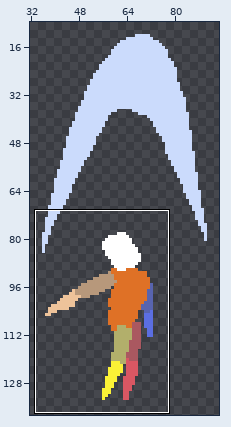
One commit to this pixel-art file: Assets/Art/Player/player_test_up_down_attack.aseprite. The first picture is a wide view before the edit; the outline marks the close-up.
Close-up. Old version:
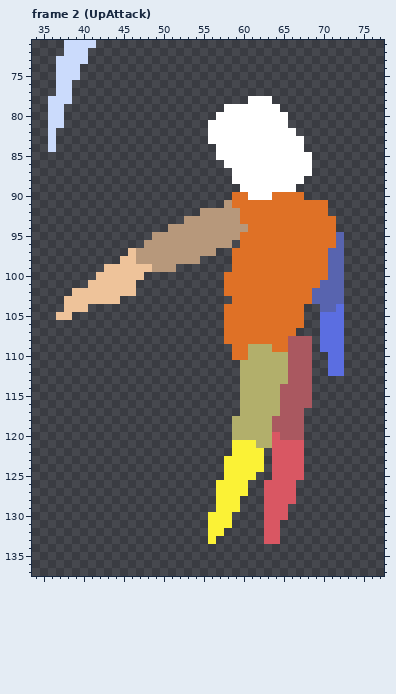
128x144 pixels, 4 frames. Shown: frame 2 (UpAttack): x 34..77, y 71..137. The wide view leaves out empty margins. The commit also changed other frames or places, which this record leaves out.
Once edited:
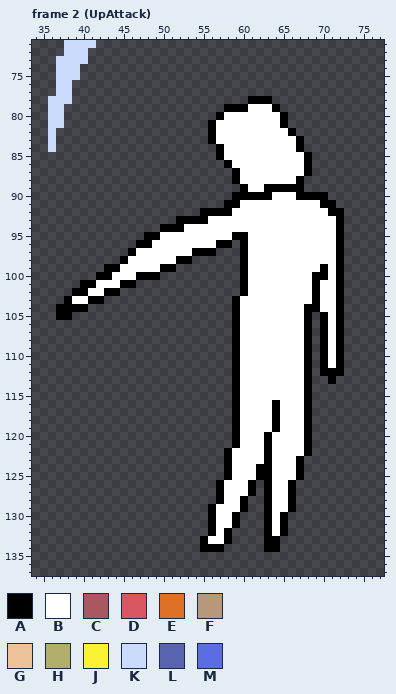
Palette (. is transparent): A #000000  B #ffffff  C #aa5860  D #d95763  E #df7126  F #b7987b  G #eec39a  H #b2af6b  J #fbf236  K #cbdbfc  L #5864af  M #5b6ee1
Edits made:
layer "outline" added
Frame 2 (UpAttack), layers "outline", "front-arm", "torso":
y 78: x 61..63 BBB -> AAA
y 79: x 58..60 BBB -> AAA; x 64 B -> A
y 80: x 57 B -> A; x 65 B -> A
y 81: x 56 B -> A; x 65 B -> A
y 82: x 56 B -> A; x 66 B -> A
y 83: x 56 B -> A; x 67 B -> A
y 84: x 57 B -> A; x 67 B -> A
y 85: x 57 B -> A; x 68 B -> A
y 86: x 58 B -> A; x 68 B -> A
y 87: x 59 B -> A; x 68 B -> A
y 88: x 59 B -> A; x 67 B -> A
y 89: x 60 B -> A; x 63..67 BBBB. -> AAAAA
y 90: x 59..70 EEBBBEEEE... -> AAAAABBBAAAA
y 91: x 58..71 FEEEEEEEEEEEE. -> AABBBBBBBBBBAA
y 92: x 55..72 FFFFFEEEEEEEEEEE.. -> AAAABBBBBBBBBBBBAA
y 93: x 52..72 .FFFFFFFEEEEEEEEEEEE. -> AAAABBBBBBBBBBBBBBBBA
y 94: x 50..72 .FFFFFFFFFFEEEEEEEEEEE. -> AAABBBBBBBBBBBBBBBBBBBA
y 95: x 48..72 .FFFFFFFFFFFEEEEEEEEEEEEL -> AABBBBBBBBBAABBBBBBBBBBBA
y 96: x 47..58 .FFFFFFFFFFF -> AABBBBBBBBAA; x 60..72 EEEEEEEEEEEEL -> ABBBBBBBBBBBA
y 97: x 46..56 GFFFFFFFFFF -> ABBBBBBBAAA; x 59..72 EEEEEEEEEEEELL -> .ABBBBBBBBBBBA
y 98: x 45..54 GGFFFFFFFF -> ABBBBBBAA.; x 59..72 EEEEEEEEEEEELL -> .ABBBBBBBBBBBA
y 99: x 43..51 GGGGGGFFF -> AABBBBBAA; x 59..72 EEEEEEEEEEEELL -> .ABBBBBBBBBABA
y 100: x 42..49 GGGGGG.. -> AABBBAAA; x 58..72 EEEEEEEEEEEEELL -> ..ABBBBBBBBAABA
y 101: x 40..46 .GGGGGG -> AABBBAA; x 58..72 EEEEEEEEEEEELLL -> ..ABBBBBBBBABBA
y 102: x 39..46 GGGGGGGG -> AABBAA..; x 58..72 EEEEEEEEEEELLLL -> ..ABBBBBBBBABBA
y 103: x 38..44 GGGGGGG -> ABBAA..; x 59..72 EEEEEEEEEELLLL -> ABBBBBBBBBABBA
y 104: x 37..40 .GGG -> AAAA; x 58..72 EEEEEEEEEE..LLM -> .ABBBBBBBBAABBA
y 105: x 37..38 GG -> AA; x 58..68 EEEEEEEEEE. -> .ABBBBBBBBA; x 70..72 MMM -> ABA
y 106: x 58..68 EEEEEEEEEE. -> .ABBBBBBBBA; x 70..72 MMM -> ABA
y 107: x 58..68 EEEEEEEEE.. -> .ABBBBBBBBA; x 70..72 MMM -> ABA
y 108: x 58..68 EEEEEEEECCC -> .ABBBBBBBBA; x 70..72 MMM -> ABA
y 109: x 59..68 EEHHHEECCC -> ABBBBBBBBA; x 70..72 MMM -> ABA
y 110: x 59..68 EEHHHHHCCC -> ABBBBBBBBA; x 70..72 .MM -> ABA
y 111: x 59..68 .HHHHHHCCC -> ABBBBBBBBA; x 70..72 .MM -> ABA
y 112: x 59..68 .HHHHHHCCC -> ABBBBBBBBA; x 70..72 .MM -> AAA
y 113: x 59..68 .HHHHHHCCC -> ABBBBBBBBA; x 71 . -> A
y 114..115: x 59..68 .HHHHHCCCC -> ABBBBBBBBA
y 116: x 59..68 .HHHHHCCCC -> ABBBBABBBA
y 117: x 59..68 .HHHHHCCC. -> ABBBBABBBA
y 118..119: x 59..68 HHHHHCCCC. -> ABBBBABBBA
y 120: x 59..68 HHHHHDCCC. -> ABBBABBBBA
y 121: x 59..68 JJJHHDDDD. -> ABBBABBBBA
y 122: x 58..68 .JJJJ.DDDD. -> ABBBBABBBBA
y 123: x 58..67 JJJJJ.DDDD -> ABBBBABBBA
y 124: x 58..67 JJJJJ.DDDD -> ABBBAABBBA
y 125: x 58..67 JJJJ..DDDD -> ABBBAABBBA
y 126..127: x 57..61 JJJJ. -> ABBBA; x 63..66 DDDD -> ABBA
y 128: x 57..60 JJJ. -> ABBA; x 63..66 DDDD -> ABBA
y 129: x 56..60 .JJJ. -> ABBBA; x 63..66 DDD. -> ABBA
y 130: x 56..59 JJJ. -> ABBA; x 63..65 DDD -> ABA
y 131: x 56..59 JJJ. -> ABBA; x 63..65 DD. -> ABA
y 132: x 56..58 JJ. -> ABA; x 63..65 DD. -> ABA
y 133: x 55..58 .J.. -> ABBA; x 63..64 DD -> AA
y 134: x 55..57 ... -> AAA; x 63..64 .. -> AA
Pixel boxes of the changes (left, top, right, bottom) in both close-ups:
changed: (56, 96, 344, 552)
